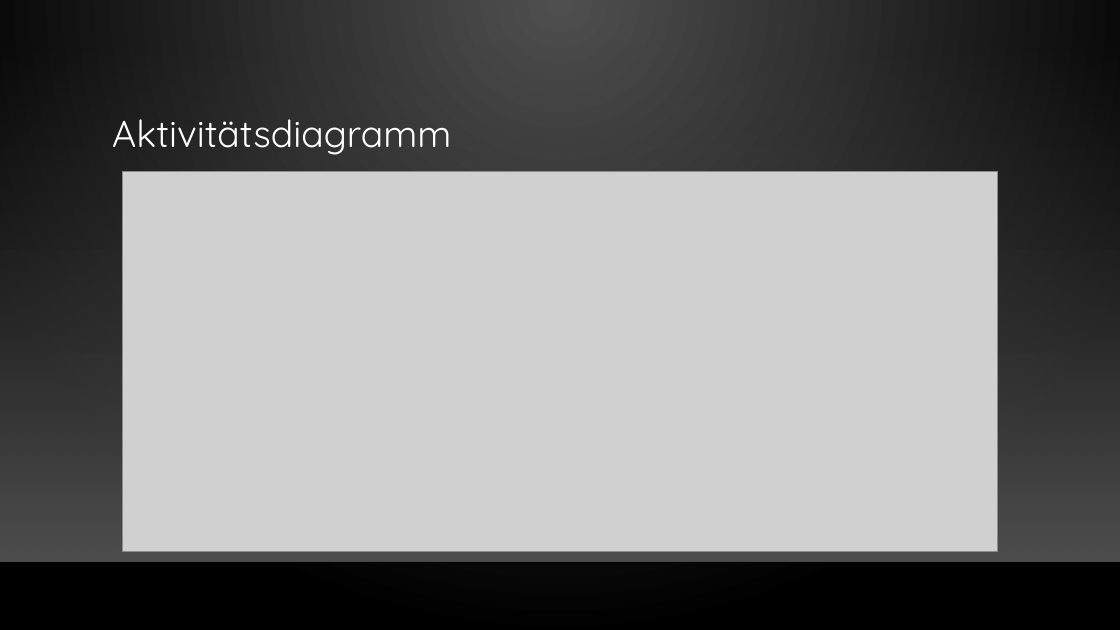
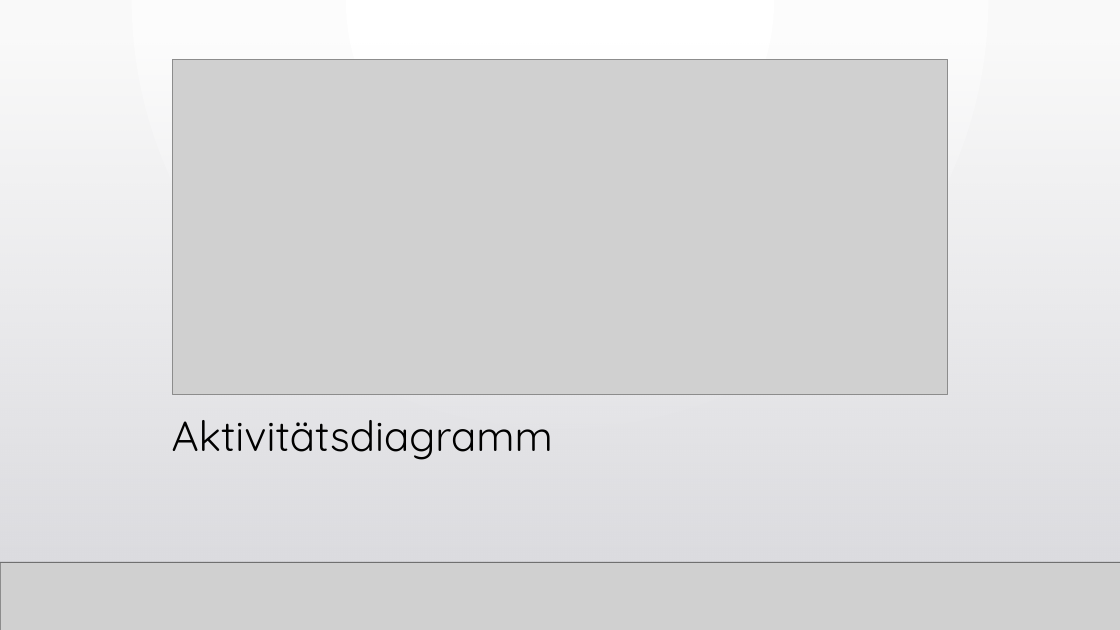
Before and after one commit to WebEngineering18/Pr-sentation, a slide deck: slide 7 of Fragebogen zum Status der Bauqualität.pptx. Drawn at 1120x630 pixels with LibreOffice and Linux fonts; fonts in the diff are those of the drawing; grey boxes stand for pictures; background and template pictures are left out. Boxes give left, top, right and bottom in pixels: in the first picture for what was removed or moved away, otherwise in the second. Text is boxed around its words. In the diff, an @@ line names an element or a change of style, - is before the commit and + after.

```diff
--- a/Fragebogen zum Status der Bauqualität.pptx
+++ b/Fragebogen zum Status der Bauqualität.pptx
@@ background gradient #505050 to #000000 to gradient #FFFFFF to #FAFAFA @@
@@ rectangle added at (0,0,1120,630), fill gradient #FFFFFF to #FAFAFA @@
@@ rectangle at (0,43,1120,562): fill gradient #454545 to #4E4E4E to gradient #DCDCE0 to #DEDEE2 @@
@@ rectangle added at (0,43,1120,562), fill gradient #DCDCE0 to #DEDEE2 @@
@@ rectangle added at (0,43,1120,562), fill gradient #DCDCE0 to #DEDEE2 @@
@@ picture added at (103,59,986,73) @@
@@ picture: place and size @@
-picture at (122,171,998,551)
+picture at (172,59,948,394)
@@ title "Aktivitätsdiagramm": place and size @@
-title "Aktivitätsdiagramm" at (112,119,451,155)
+title "Aktivitätsdiagramm" at (172,420,553,460)
@@ title "Aktivitätsdiagramm" at (172,420,553,460): size 32 to 36 pt, text colour #FFFFFF to #000000; vertical alignment middle to bottom @@
@@ line added from (0, 562) to (1120, 562), #000001 1 pt @@
@@ picture added at (0,562,1120,630) @@
@@ line added from (0, 562) to (1120, 562), #000001 1 pt @@
```
Also in this commit, not shown: 1 other slide changed, 5 slides added, 4 other files.
